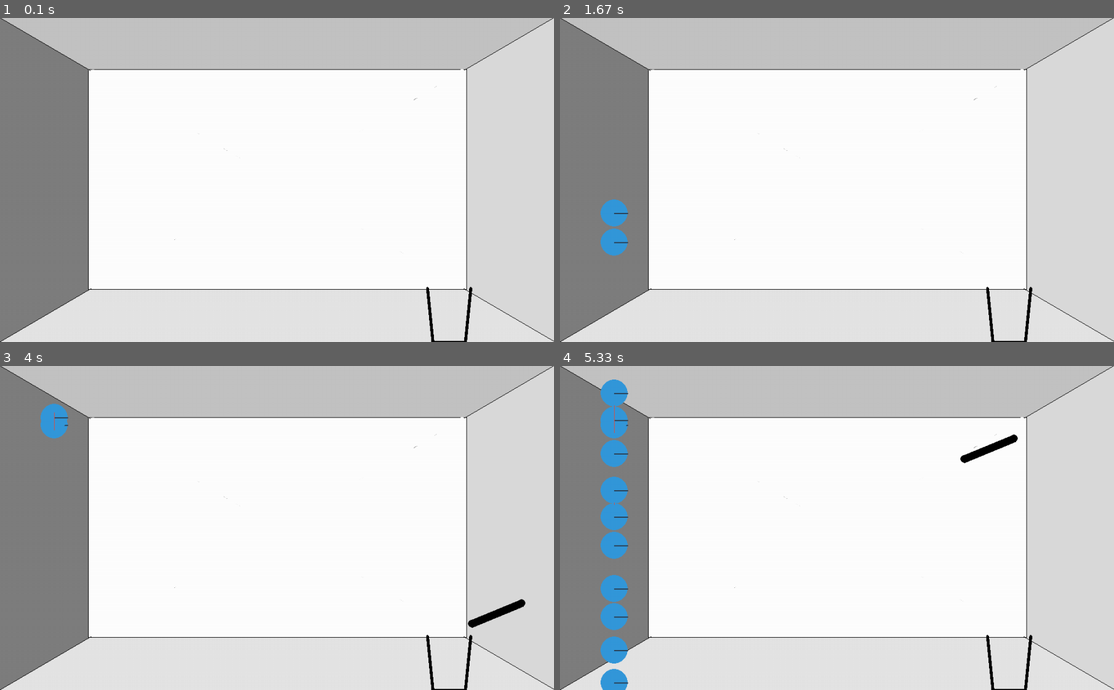
Above: before the commit, frames 1-4 (two rows, left to right).
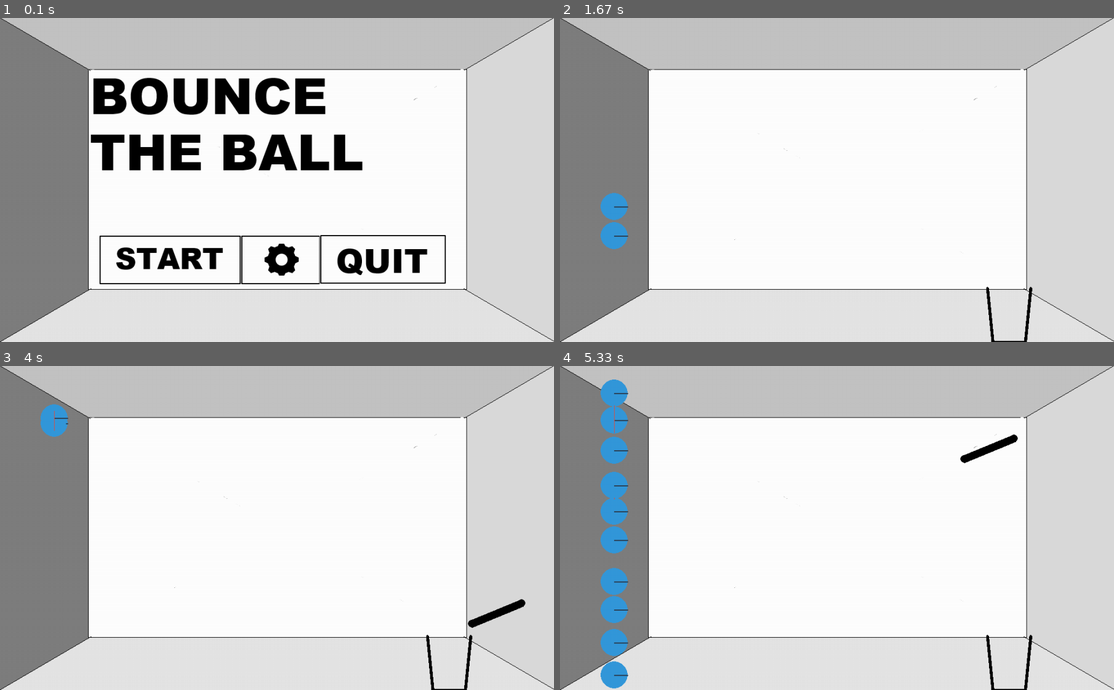
Above: after the commit, the same moments.

Repository: Okto3/pygame-project
Game: pygame game, started from pymunk tests.py
Two runs of this game, one before a commit and one after it. Both use one fixed random seed, a clock stepped at 60 frames per second and the inputs below.
Inputs (mouse positions are in pixels of both pictures, inside the frame that each line leads up to):
- Up to frame 1 (0.1 s): no input
- Up to frame 2 (1.67 s): press the mouse at (731, 261) at 0.37 s; move the mouse to (698, 257) at 0.47 s; release the mouse at (665, 254) at 0.6 s; tap Space at 0.67 s; press the mouse at (731, 261) at 1.03 s; move the mouse to (715, 189) at 1.13 s; release the mouse at (704, 115) at 1.27 s; hold Right from 1.33 s (still down); move the mouse to (637, 170) at 1.37 s
- Up to frame 3 (4 s): release Right at 1.8 s; hold N 2.33-2.87 s; hold Left 2.33-2.87 s; move the mouse to (421, 579) at 2.37 s; press the mouse at (171, 609) at 2.93 s; move the mouse to (321, 612) at 3.03 s; release the mouse at (470, 612) at 3.17 s; hold Left 3.23-3.77 s; click (66, 456) at 3.32 s; hold Left from 3.8 s (still down); tap Space at 3.87 s; click (94, 560) at 3.88 s
- Up to frame 4 (5.33 s): tap Space at 4.17, 4.3, 4.6, 4.97, 5.27 s; release Left at 4.2 s; hold Right 4.23-4.87 s; click (1030, 589) at 4.32 s; hold Left from 4.9 s (still down); click (964, 447) at 4.98 s

The runs differ from the first frame. In frame 1, 9.1% of the frame differs, in the area x 16-86%, y 18-100%; in frame 2, 0.4%; in frame 3, less than 0.1%; in frame 4, 1.5%.

Commit message:
basic menu

Diff:
--- a/pymunk tests.py
+++ b/pymunk tests.py
@@ -12,7 +12,7 @@
 class BouncingBalls(object):
     def __init__(self) -> None:
         self.space = pymunk.Space()
-        self.binSpace = pymunk.Space()
+        #self.binSpace = pymunk.Space()
         self.space.gravity = (0.0, 900.0)
         self.dt = 1.0 / 60.0
         self.physics_steps_per_frame = 1
@@ -25,37 +25,33 @@
         self.running = True
         self.active_shape = None
         self.dragging = False
-
-        self.binLeft = pymunk.Segment(self.space.static_body,(790,500),(800,600),2.0)
-        self.binRight = pymunk.Segment(self.space.static_body,(870,500),(860,600),2.0)
-        self.binBottom = pymunk.Segment(self.space.static_body,(800,600),(860,600),2.0)
-        self.binBottom.collision_type = 2
-
-        self.binList = [self.binLeft, self.binRight,self.binBottom]
-        for lines in self.binList:
-            lines.elasticity = .9
-            lines.friction = 10
-            lines.color = pygame.Color(0,0,0)
-
-        self.space.add(self.binLeft,self.binRight,self.binBottom)
-
-        collInfo = self.space.add_collision_handler(1, 2)
-        collInfo.begin = self.caughtTheBall
+        #self.inGame = False
+        #self.inMainMenu = True
+        self.gameState = 0 #0 main menu, 1 is level select, 2 is instruction, 3 is in a game
+        self.binList = []
 
 
 
 
     def run(self) -> None:
+            #self.startButton = Button(180,400,267,100,(0,0,0))
+            #self.settingsButton = Button(445,401,151,94,(0,0,0))
+            #self.quitButton = Button(590,401,236,94,(0,0,0))
+
+            bounceTheBallImage = pygame.image.load('bounce the ball.png')
+            self.startImage = pygame.image.load('start.png')
+            self.settingsImage = pygame.image.load('settings.png')
+            self.quitImage = pygame.image.load('Quite.png')
+            #startRect = startImage.get_rect()
+
             while self.running:
                 for x in range(self.physics_steps_per_frame):
                     self.space.step(self.dt)
-
                 self.process_events()
                 self.update_balls()
                 self.clear_screen()
                 self.draw_objects()
 
-                pygame.display.flip()
                 self.clock.tick(50)
                 self.offset_x = 0
                 self.offset_y = 0
@@ -67,6 +63,29 @@
                 self.linePoint2X = 150
                 self.linePoint2Y = 100
 
+                if self.gameState == 0:
+
+                    self.screen.blit(bounceTheBallImage,(165,100))
+                    self.screen.blit(self.startImage, (180,400))
+                    self.screen.blit(self.settingsImage, (445,401))
+                    self.screen.blit(self.quitImage, (590,401))
+
+                    self.startButton = self.startImage.get_rect()
+                    self.settingsButton = self.settingsImage.get_rect()
+                    self.quitButton = self.quitImage.get_rect()
+
+                    self.startButton.move_ip(180,400)
+                    self.settingsButton.move_ip(445,401)
+                    self.quitButton.move_ip(590,401)
+
+                    #self.startButton.draw(self.screen)
+                    #self.settingsButton.draw(self.screen)
+                    #self.quitButton.draw(self.screen)
+
+                    #pygame.draw.rect(self.screen,(0,0,0),self.startButton)
+
+                    pygame.display.flip()
+                pygame.display.flip()
 
     def process_events(self) -> None:
         for event in pygame.event.get():
@@ -75,42 +94,68 @@
             elif event.type == pygame.KEYDOWN and event.key == pygame.K_ESCAPE:
                 self.running = False
 
-
             elif event.type == pygame.MOUSEBUTTONDOWN:
-                self.mouse_x, self.mouse_y = event.pos
-                shape = self.space.point_query_nearest(event.pos, float("inf"), pymunk.ShapeFilter()).shape
-                if shape is not None and isinstance(shape, pymunk.Segment) and shape not in self.binList:
-                    self.active_shape = shape
-                    self.dragging = True
-                    self.mouseMotion(event)
+                if self.gameState == 3:
+                    self.mouse_x, self.mouse_y = event.pos
+                    nearestShape = self.space.point_query_nearest(event.pos, float("inf"), pymunk.ShapeFilter())
+                    if nearestShape is not None:
+                        shape = nearestShape.shape
+                        if shape is not None and isinstance(shape, pymunk.Segment) and shape not in self.binList:
+                            self.active_shape = shape
+                            self.dragging = True
+                            self.mouseMotion(event)
+                if self.gameState == 0:
+                    if self.startButton.collidepoint(pygame.mouse.get_pos()):
+                        print('start')
+                        self.gameState = 3
+                        self.setUpLevel1()      #this will need to change
+                    if self.settingsButton.collidepoint(pygame.mouse.get_pos()):
+                        print('settings')
+                    if self.quitButton.collidepoint(pygame.mouse.get_pos()):
+                        self.running = False
 
             elif event.type == pygame.KEYDOWN:
-                if event.key == pygame.K_LEFT:
-                    if self.active_shape:
-                        self.active_shape.rotation += 0.2
-                        self.rotatePlatform()
-
-                if event.key == pygame.K_RIGHT:
-                    if self.active_shape:
-                        self.active_shape.rotation -= 0.2
-                        self.rotatePlatform()
-
-                if event.key == pygame.K_n:
-                    self.create_Platform()
+                if self.gameState == 3:
+                    if event.key == pygame.K_LEFT:
+                        if self.active_shape:
+                            self.active_shape.rotation += 0.2
+                            self.rotatePlatform()
+
+                    if event.key == pygame.K_RIGHT:
+                        if self.active_shape:
+                            self.active_shape.rotation -= 0.2
+                            self.rotatePlatform()
+
+                    if event.key == pygame.K_n:
+                        self.create_Platform()
 
 
             elif event.type == pygame.MOUSEMOTION:
-                if self.dragging == True:
-                    self.mouseMotion(event)
+                if self.gameState == 3:
+                    if self.dragging == True:
+                        self.mouseMotion(event)
             elif event.type == pygame.MOUSEBUTTONUP:
-                self.dragging = False
-
-
-           # print(self.space.add_collision_handler(self.binBottom, shape))
-            #for ball in self.balls:
-                #if self.space.add_collision_handler(self.binBottom, ball):
-                   # print('yes')
-
+                if self.gameState == 3:
+                    self.dragging = False
+
+
+    def setUpLevel1 (self):
+        #if self.gameState == 3:
+        self.binLeft = pymunk.Segment(self.space.static_body,(790,500),(800,600),2.0)
+        self.binRight = pymunk.Segment(self.space.static_body,(870,500),(860,600),2.0)
+        self.binBottom = pymunk.Segment(self.space.static_body,(800,600),(860,600),2.0)
+        self.binBottom.collision_type = 2
+
+        self.binList = [self.binLeft, self.binRight,self.binBottom]
+        for lines in self.binList:
+            lines.elasticity = .9
+            lines.friction = 10
+            lines.color = pygame.Color(0,0,0)
+
+        self.space.add(self.binLeft,self.binRight,self.binBottom)
+
+        collInfo = self.space.add_collision_handler(1, 2)
+        collInfo.begin = self.caughtTheBall
 
     def mouseMotion (self, event) -> None:
         self.mouse_x, self.mouse_y = event.pos
@@ -150,9 +195,10 @@
 
 
     def update_balls(self) -> None:
-        keys = pygame.key.get_pressed()
-        if keys[pygame.K_SPACE]:
-            self.create_ball()
+        if self.gameState == 3:
+            keys = pygame.key.get_pressed()
+            if keys[pygame.K_SPACE]:
+                self.create_ball()
 
 
         balls_to_remove = [ball for ball in self.balls if ball.body.position.y > 700]
@@ -188,6 +234,23 @@
 
 
 
+
+
+class Button(pygame.sprite.Sprite):
+    def __init__(self,x,y,width,height,colour):
+
+        self.x = x; self.y = y; self.width = width; self.height = height; self.colour = colour
+
+    def draw(self,screen):
+
+        pygame.draw.rect(screen,self.colour,(self.x,self.y,self.width,self.height))
+
+    def isClicking(self):
+
+        mouse = pygame.mouse.get_pos()
+
+
+
 if __name__ == "__main__":
     game = BouncingBalls()
     game.run()
Binary file added: Quite.PNG
Binary file added: bounce the ball.PNG
Binary file added: settings.PNG
Binary file added: start.PNG
